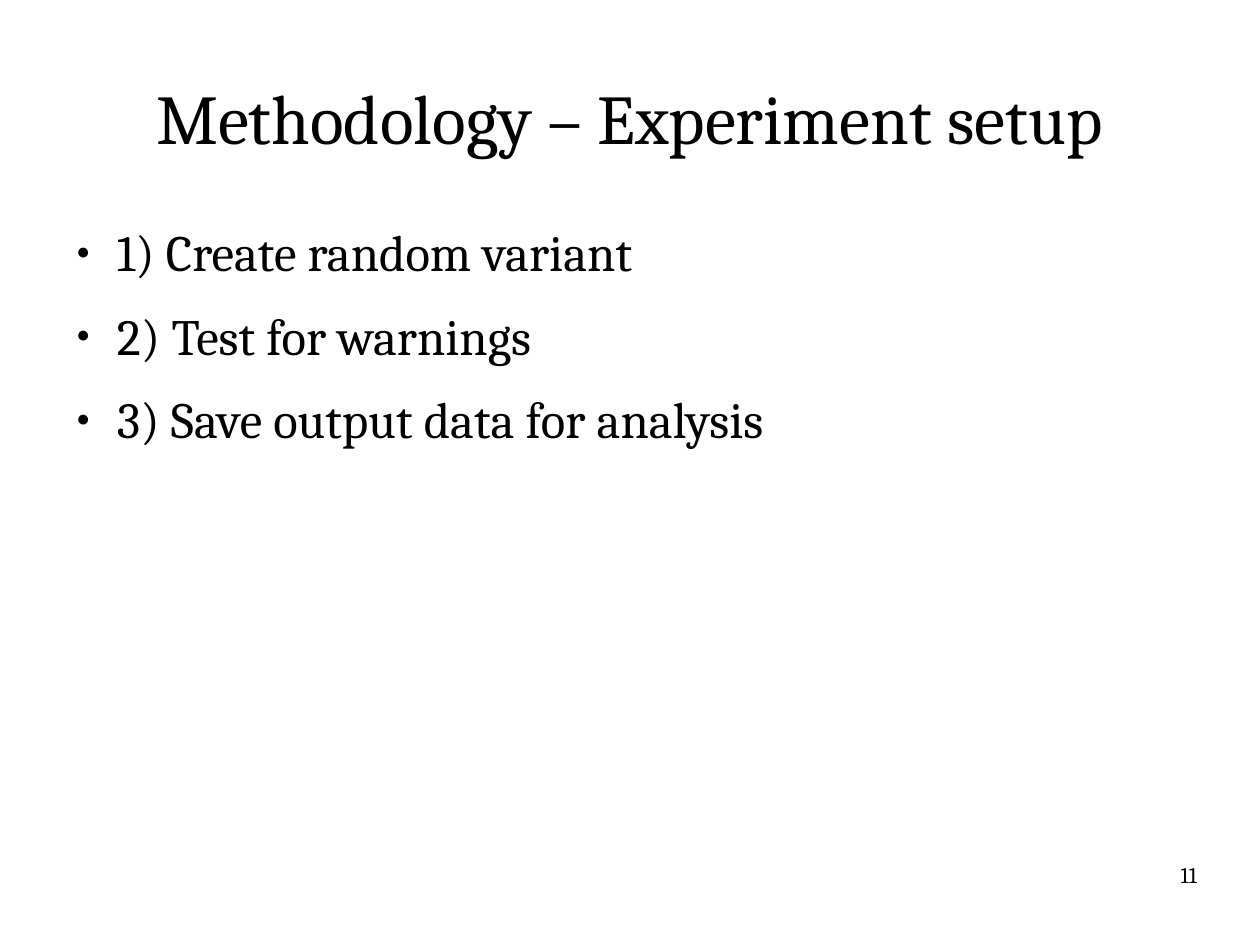
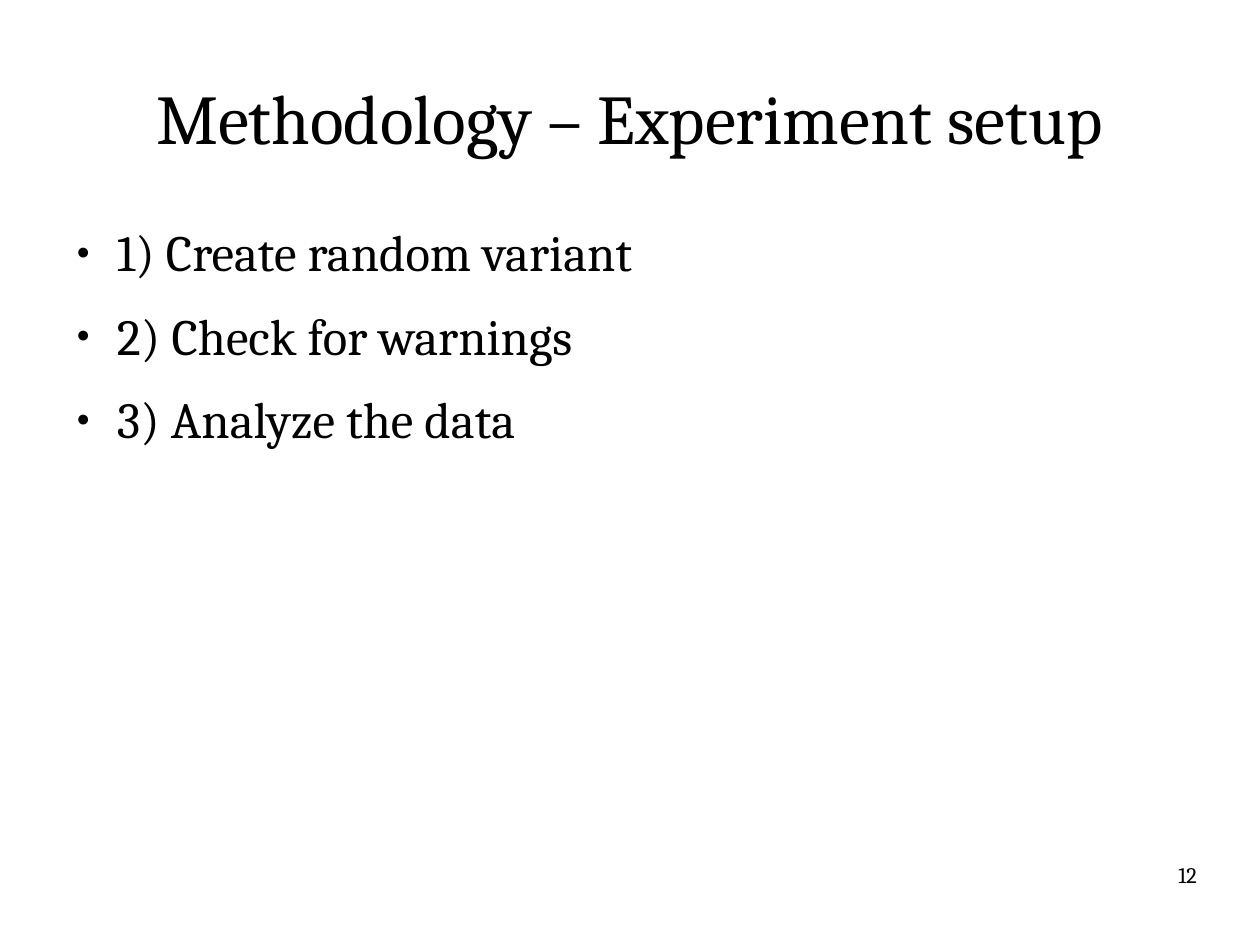
Before and after one commit to itu-square/quantify_linux_errors, a slide deck: slide 12 of notes/pres/pres.odp (slide 11 before the commit). Drawn at 1260x945 pixels with LibreOffice and Linux fonts; fonts in the diff are those of the drawing. Boxes give left, top, right and bottom in pixels: in the first picture for what was removed or moved away, otherwise in the second. Text is boxed around its words. In the diff, an @@ line names an element or a change of style, - is before the commit and + after.

```diff
--- a/notes/pres/pres.odp
+++ b/notes/pres/pres.odp
@@ text at box(117, 319, 573, 449): text changed @@
-● 2) Test for warnings
-● 3) Save output data for analysis
+● 2) Check for warnings
+● 3) Analyze the data
@@ page number at box(1178, 868, 1197, 883): text changed @@
-11
+12
```
Also in this commit, not shown: 14 other slides changed, 3 slides added, 1 slide removed, 1 other file.
